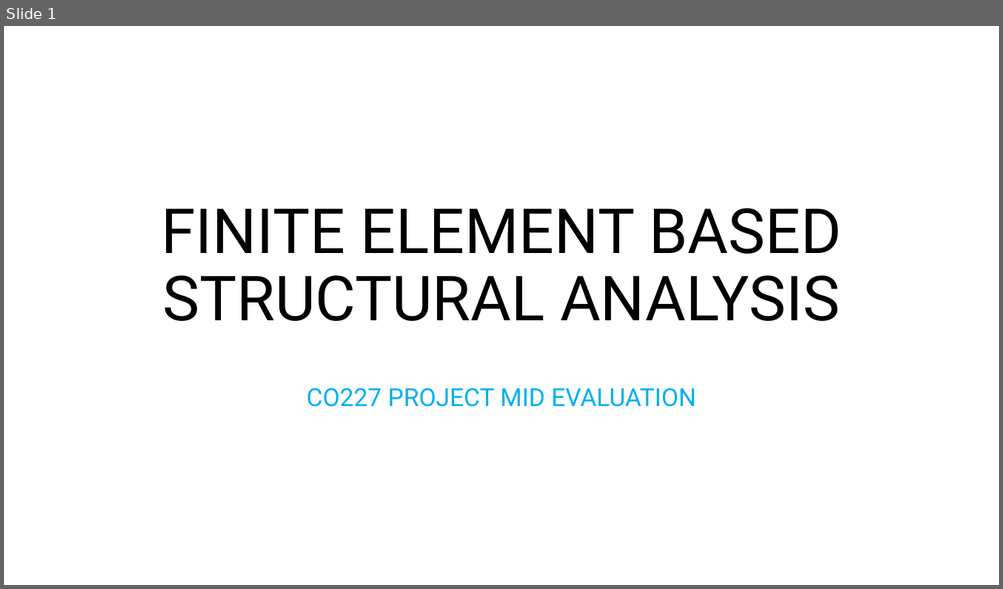
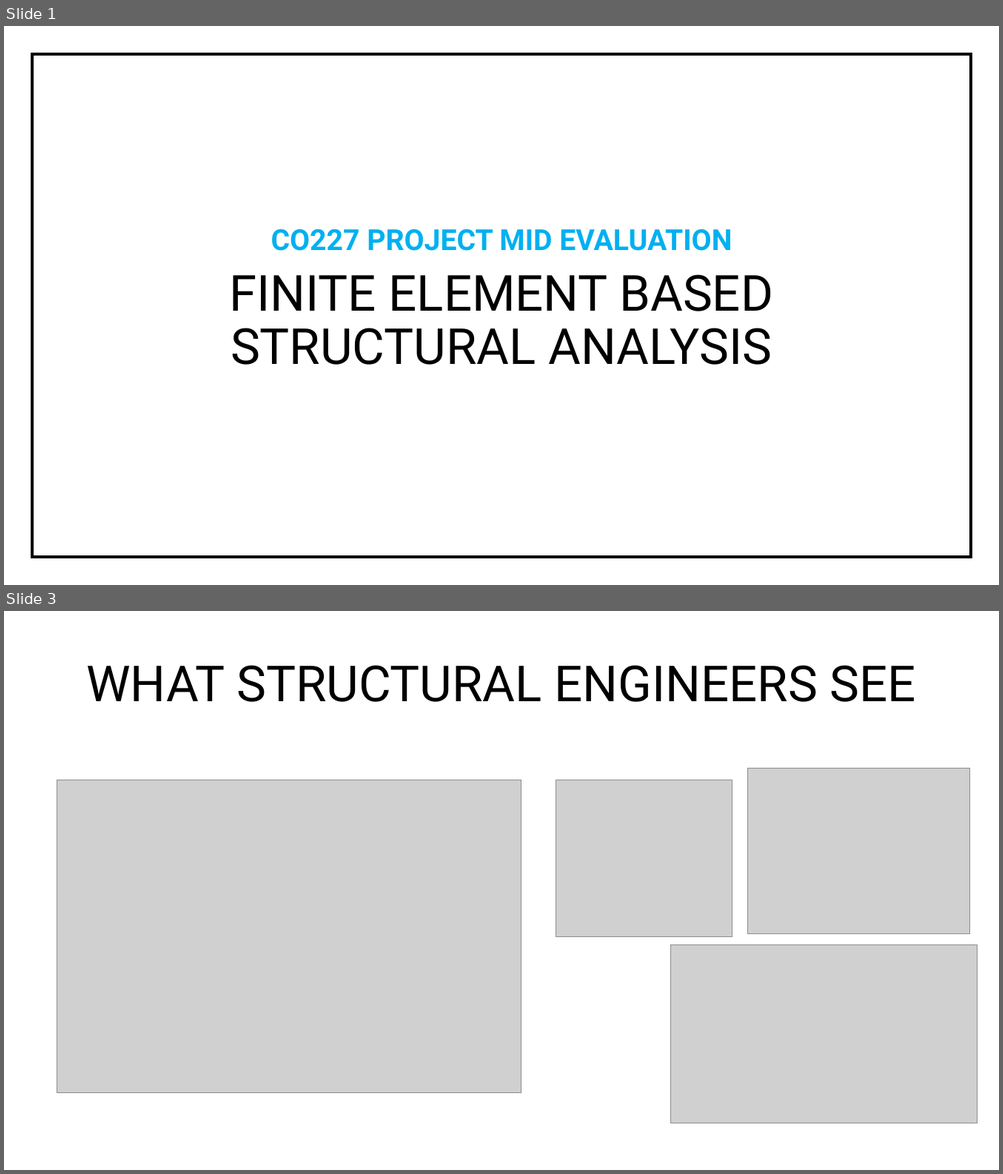
Before and after one commit to imsuneth/FEM, a slide deck: Documentations/Mid evaluation presentation/FINITE ELEMENT BASED STRUCTURAL ANALYSIS.pptx. Shown one above the other, each under a label of ours: slide 1 before the commit, slides 1 and 3 after it; the slides between them are not shown. The pictures are 1003x589 and 1003x1174 pixels, drawn with LibreOffice and Linux fonts; fonts in the diff are those of the drawing; grey boxes stand for pictures. Boxes give left, top, right and bottom in pixels: in the first picture for what was removed or moved away, otherwise in the second. Text is boxed around its words. In the diff, an @@ line names an element or a change of style, - is before the commit and + after.

```diff
--- a/Documentations/Mid evaluation presentation/FINITE ELEMENT BASED STRUCTURAL ANALYSIS.pptx
+++ b/Documentations/Mid evaluation presentation/FINITE ELEMENT BASED STRUCTURAL ANALYSIS.pptx
@@ slide 3 added at [4,611,999,1170], background #FFFFFF @@
@@ text added at [86,665,916,702], 48 pt, text #000000 @@
+WHAT STRUCTURAL ENGINEERS SEE
@@ picture added at [57,780,521,1093] @@
@@ picture added at [556,780,732,937] @@
@@ picture added at [747,768,970,934] @@
@@ picture added at [670,945,977,1124] @@
@@ slide 1 changed as well @@
@@ rectangle added at [32,54,971,558], outline #000000 3 pt @@
@@ text "CO227 PROJECT MID EVALUATION": place and size @@
-text "CO227 PROJECT MID EVALUATION" at [307,388,696,407]
+text "CO227 PROJECT MID EVALUATION" at [271,229,731,251]
@@ text "CO227 PROJECT MID EVALUATION" at [271,229,731,251]: size 24 to 28 pt, bold on @@
@@ text at [229,275,773,365]: text changed; size 60 to 48 pt @@
-FINITE ELEMENT BASED STRUCTURAL ANALYSIS
+FINITE ELEMENT BASED
+STRUCTURAL ANALYSIS
```
Also in this commit, not shown: 14 other slides added, 1 slide removed, 11 other files.
